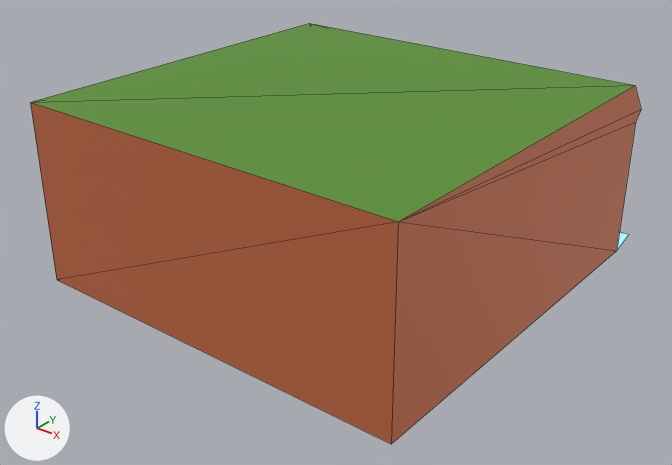
Before and after pictures for a commit that changed the glTF model assets/models/tiles/tile_island_edge.glb.
Before and after are seen from a 50 mm camera at (1.021, -1.306, 0.515) aimed at (0.0, -0.03, -0.276). Arrows for +X, +Y and +Z are at lower left; the lights stay in place. The older version comes first. Mesh edges are drawn as thin lines. Vertices at exactly the same position are counted once.

Objects in the first picture: 'tile_island_edge'.
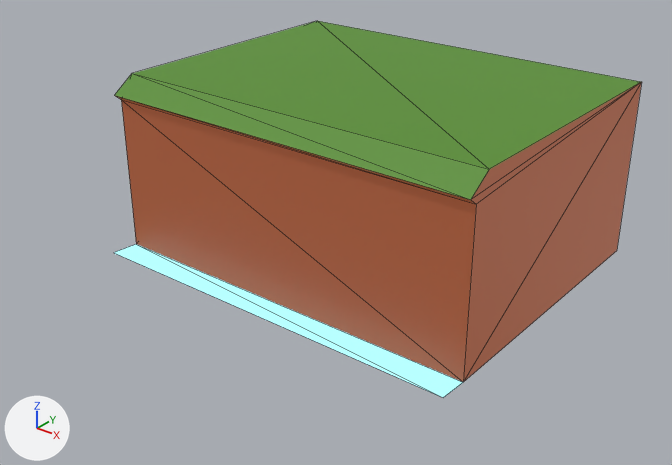
Changed parts and their boxes (x1, y1, x2, y2) in the pictures (672 x 465 px; the box of a moved part takes in the faces that stretch with it):
'tile_island_edge', reshaped (14% narrower, 10% shorter)
    before: (30, 23, 641, 444)
    after: (114, 21, 642, 398)
part 1 of me_mesh_tile_island_edge, moved or reshaped
    before: (391, 222, 629, 444)
    after: (114, 82, 642, 398)
part 2 of me_mesh_tile_island_edge, moved or reshaped
    before: (399, 110, 641, 251)
    after: (114, 83, 641, 382)
part 3 of me_mesh_tile_island_edge, moved or reshaped
    before: (31, 23, 641, 222)
    after: (115, 21, 641, 200)
part 4 of me_mesh_tile_island_edge, moved or reshaped (not visible afterwards)
    before: (30, 102, 398, 444)

The edits, one by one:
me_mesh_tile_island_edge is used by ob_tile_island_edge; location (0.0, 0.0, 0.0).
me_mesh_tile_island_edge had 14 vertices, 22 faces and spanned x -0.4..0.4, y -0.4..0.46, z -0.36..0.0.
me_mesh_tile_island_edge now has 14 vertices, 22 faces and spans x -0.4..0.4, y -0.26..0.4, z -0.36..0.0.
me_mesh_tile_island_edge part 1: all 2 vertices in x -0.4..0.4, y 0.4, z -0.36 are moved by (0.0, -0.6, 0.0).
me_mesh_tile_island_edge part 2: all 2 vertices in x -0.4..0.4, y 0.4, z -0.08 are moved by (0.0, -0.6, 0.035).
me_mesh_tile_island_edge part 3: all 2 vertices in x -0.4..0.4, y 0.37, z 0.0 are moved by (0.0, -0.538, 0.0).
me_mesh_tile_island_edge part 4: all 4 vertices in x -0.4..0.4, y -0.4, z -0.36..0.0 are moved by (0.0, 0.8, 0.0).
Other edits to the shape of me_mesh_tile_island_edge do not show in these pictures.
